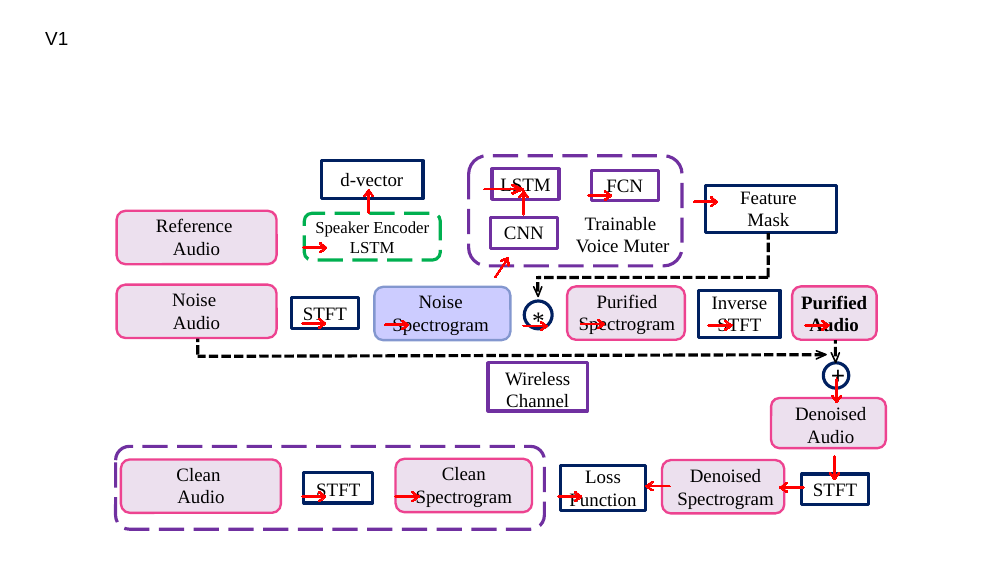
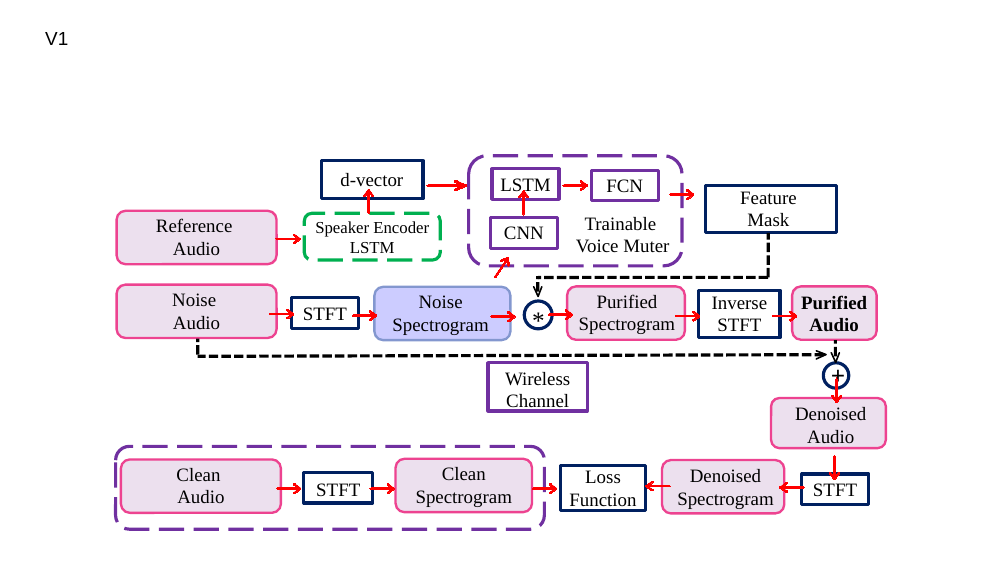
Before and after one commit to lange-bleu/infocom2021, a slide deck: slide 2 of infocom21.pptx. Drawn at 1008x567 pixels with LibreOffice and Linux fonts; fonts in the diff are those of the drawing. Boxes give left, top, right and bottom in pixels: in the first picture for what was removed or moved away, otherwise in the second. Text is boxed around its words. In the diff, an @@ line names an element or a change of style, - is before the commit and + after.

```diff
--- a/infocom21.pptx
+++ b/infocom21.pptx
@@ freeform shape moved from (x1=484, y1=184, x2=524, y2=194) to (x1=427, y1=181, x2=467, y2=191) @@
@@ 5 freeform shapes moved together from (x1=302, y1=191, x2=613, y2=501) to (x1=276, y1=180, x2=588, y2=494) @@
@@ freeform shape moved from (x1=693, y1=197, x2=718, y2=206) to (x1=670, y1=190, x2=695, y2=200) @@
@@ freeform shape moved from (x1=302, y1=318, x2=327, y2=328) to (x1=269, y1=309, x2=294, y2=319) @@
@@ 5 freeform shapes moved together from (x1=384, y1=319, x2=830, y2=330) to (x1=352, y1=309, x2=798, y2=321) @@
```
Also in this commit, not shown: 3 other slides changed, 1 other file.
